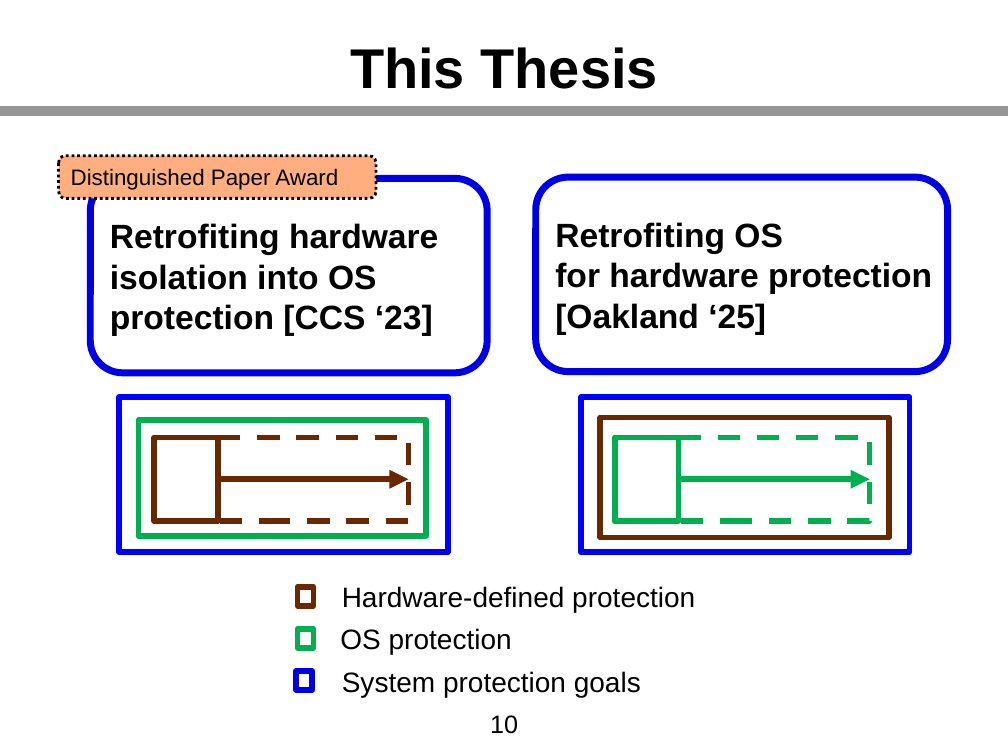
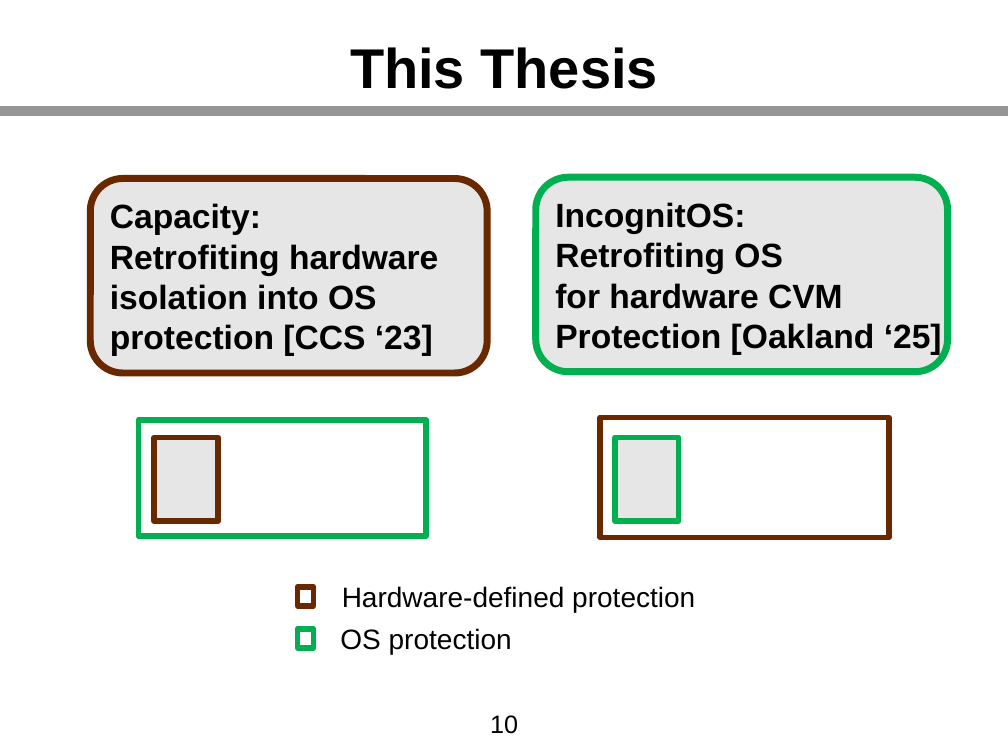
Before and after one commit to kha-dinh/kha-dinh.github.io, a slide deck: slide 10 of assets/pdf/thesis_slides.pptx. Drawn at 1008x756 pixels with LibreOffice and Linux fonts; fonts in the diff are those of the drawing. Boxes give left, top, right and bottom in pixels: in the first picture for what was removed or moved away, otherwise in the second. Text is boxed around its words. In the diff, an @@ line names an element or a change of style, - is before the commit and + after.

```diff
--- a/assets/pdf/thesis_slides.pptx
+++ b/assets/pdf/thesis_slides.pptx
@@ rounded rectangle removed at (58, 156, 376, 199) @@
-Distinguished Paper Award
@@ rounded rectangle "Capacity:" at (91, 178, 488, 373): fill #FFFFFF to #E6E6E6; outline #0000E7 5 pt to #6A2800 5 pt @@
@@ rounded rectangle "IncognitOS:" at (535, 177, 948, 372): fill #FFFFFF to #E6E6E6; outline #0000E7 5 pt to #00B050 5 pt @@
@@ text in rounded rectangle at (110, 203, 261, 235): paragraph added @@
+Capacity:
@@ text in rounded rectangle at (555, 202, 745, 234): paragraph added @@
+IncognitOS:
@@ text in rounded rectangle at (555, 283, 942, 355): text changed @@
-for hardware protection
-[Oakland ‘25]
+for hardware CVM
+Protection [Oakland ‘25]
@@ rectangle removed at (119, 397, 448, 552) @@
@@ rectangle removed at (581, 397, 909, 552) @@
@@ rectangle at (154, 437, 218, 521): fill none to #E6E6E6 @@
@@ rectangle removed at (154, 437, 408, 521) @@
@@ rectangle at (615, 437, 678, 521): fill none to #E6E6E6 @@
@@ rectangle removed at (615, 437, 869, 521) @@
@@ arrow removed from (219, 479) to (408, 479) @@
@@ arrow removed from (678, 479) to (870, 479) @@
@@ rectangle removed at (296, 671, 312, 690) @@
@@ text removed at (342, 671, 641, 697) @@
-System protection goals
```
Also in this commit, not shown: 19 other slides changed, 66 slides added, 18 slides removed, 1 other file.
